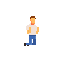
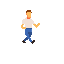
Layered file, before and after one edit (64x64). Changes by layer:
hid "die_frame_3" over [24, 16, 39, 46]
showed "runing first frame" over [21, 10, 40, 44]
